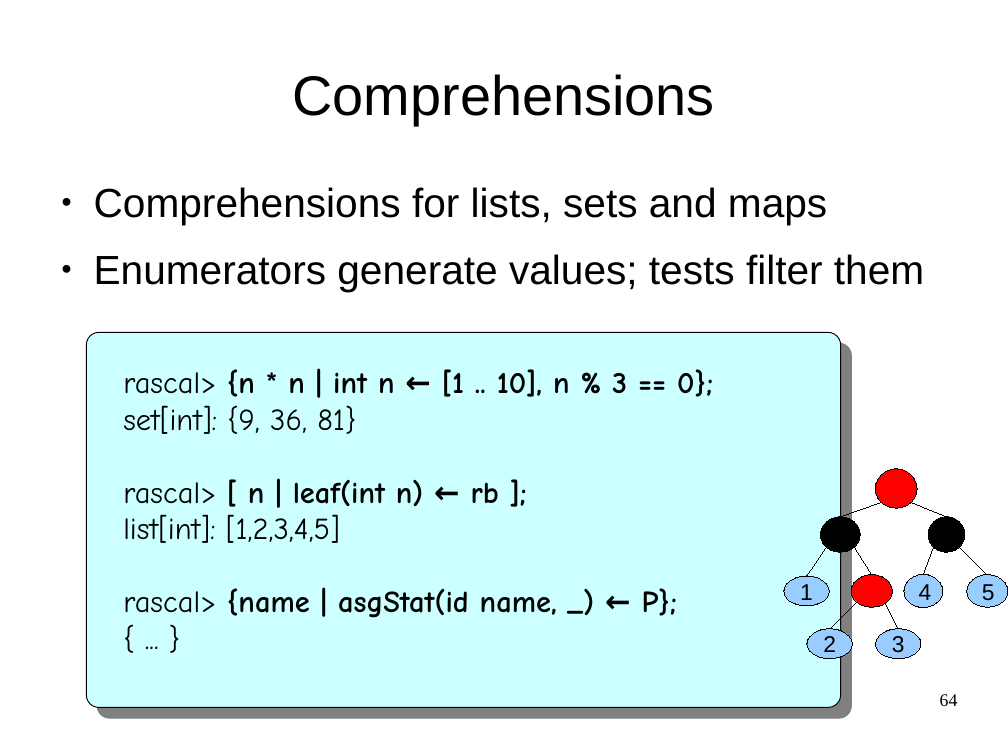
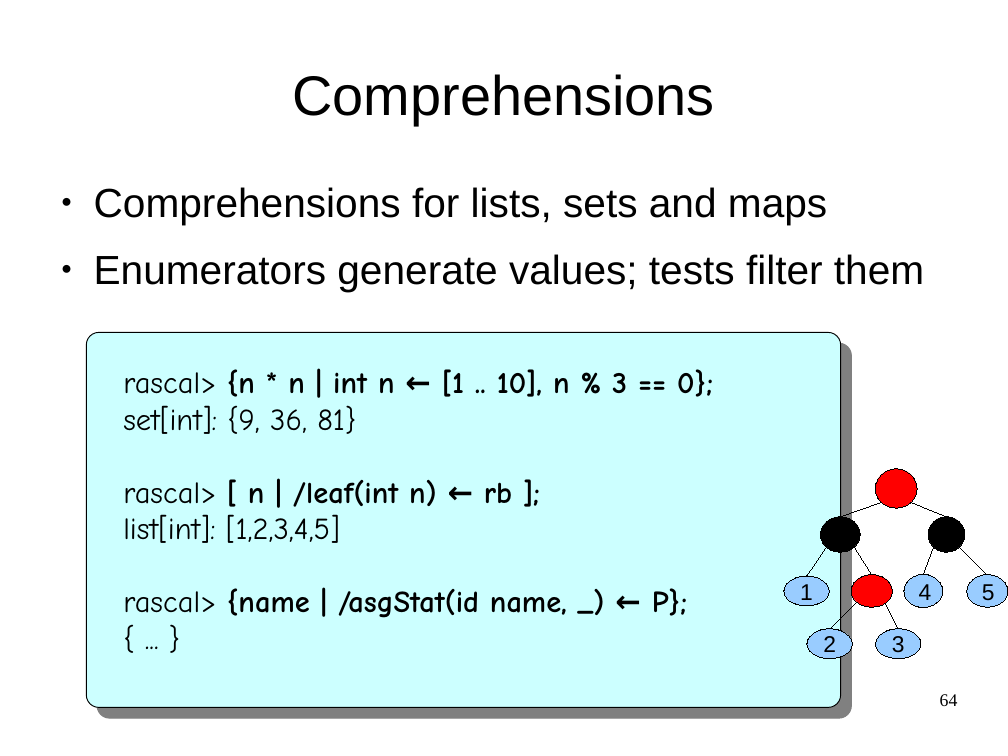
Before and after one commit to cwi-swat/meta-environment, a slide deck: slide 64 of meta-doc/analysis/rascal-slides/rascal-slides.odp. Drawn at 1008x756 pixels with LibreOffice and Linux fonts; fonts in the diff are those of the drawing; background and template pictures are left out. Boxes give left, top, right and bottom in pixels: in the first picture for what was removed or moved away, otherwise in the second. Text is boxed around its words. In the diff, an @@ line names an element or a change of style, - is before the commit and + after.

Commit message:
Started updating rascal slides

```diff
--- a/meta-doc/analysis/rascal-slides/rascal-slides.odp
+++ b/meta-doc/analysis/rascal-slides/rascal-slides.odp
@@ text at (x1=123, y1=480, x2=512, y2=507): text changed @@
-rascal> [ n | leaf(int n) ← rb ];
+rascal> [ n | /leaf(int n) ← rb ];
@@ text at (x1=123, y1=588, x2=687, y2=618): text changed @@
-rascal> {name | asgStat(id name, _) ← P};
+rascal> {name | /asgStat(id name, _) ← P};
```
Also in this commit, not shown: 12 other slides changed, 3 slides added, 1 slide removed.
